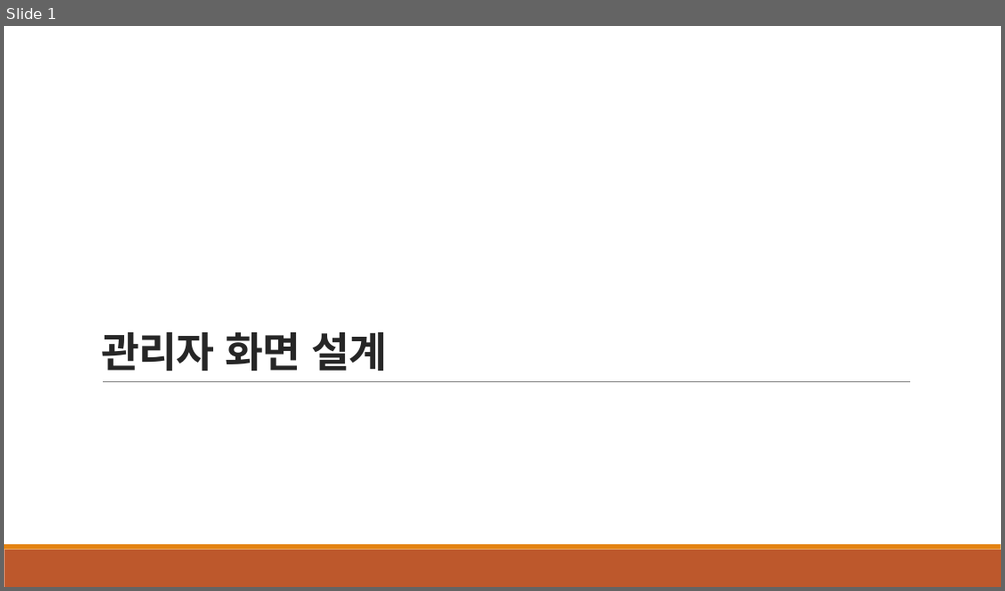
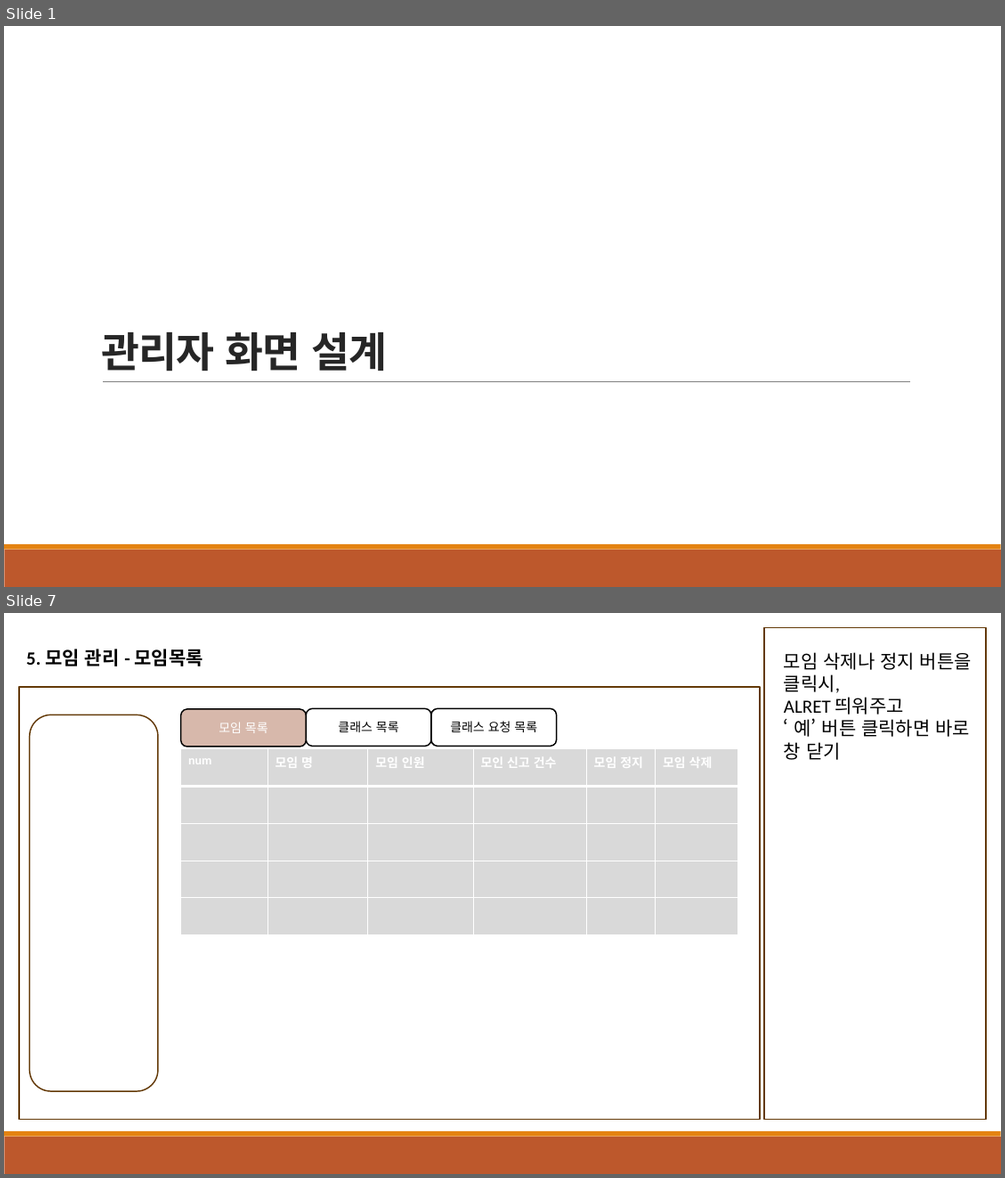
Before and after one commit to msj-0709/hush-project, a slide deck: 화면 설계.pptx. Shown one above the other, each under a label of ours: slide 1 before the commit, slides 1 and 7 after it; the slides between them are not shown. The pictures are 1005x591 and 1005x1178 pixels, drawn with LibreOffice and Linux fonts; fonts in the diff are those of the drawing. Boxes give left, top, right and bottom in pixels: in the first picture for what was removed or moved away, otherwise in the second. Text is boxed around its words. In the diff, an @@ line names an element or a change of style, - is before the commit and + after.

Commit message:
관리자 화면 프로젝트 생성

```diff
--- a/화면 설계.pptx
+++ b/화면 설계.pptx
@@ slide 7 added at <box>4,613,1001,1174</box>, background #FFFFFF; not listed: 2 template elements that a slide beside it also shows @@
@@ rectangle added at <box>764,628,986,1119</box>, outline #643908 1.25 pt @@
@@ text added at <box>26,649,202,666</box>, 18 pt, text #000000, bold @@
+5. 모임 관리 - 모임목록
@@ text added at <box>784,652,971,760</box>, 18 pt, text #000000 @@
+모임 삭제나 정지 버튼을
+클릭시,
+ALRET 띄워주고
+‘ 예’ 버튼 클릭하면 바로
+창 닫기
@@ rectangle added at <box>19,687,760,1119</box>, outline #643908 1.25 pt @@
@@ rounded rectangle added at <box>30,714,158,1091</box>, outline #643908 1.25 pt @@
@@ rounded rectangle added at <box>181,709,306,747</box>, fill #D7B8AB, outline #000000 1.25 pt, 12 pt, text #FFFFFF @@
+모임 목록
@@ rounded rectangle added at <box>306,709,431,747</box>, fill #FFFFFF, outline #000000 1.25 pt, 12 pt, text #000000 @@
+클래스 목록
@@ rounded rectangle added at <box>431,709,556,747</box>, fill #FFFFFF, outline #000000 1.25 pt, 12 pt, text #000000 @@
+클래스 요청 목록
@@ table added at <box>181,749,737,935</box>, 5 rows, 6 columns @@
+num | 모임 명 | 모임 인원 | 모인 신고 건수 | 모임 정지 | 모임 삭제
+ |  |  |  |  | 
+ |  |  |  |  | 
+ |  |  |  |  | 
+ |  |  |  |  | 
```
Also in this commit, not shown: 3 slides changed, 6 other slides added, 1 slide removed, 18 other files.
